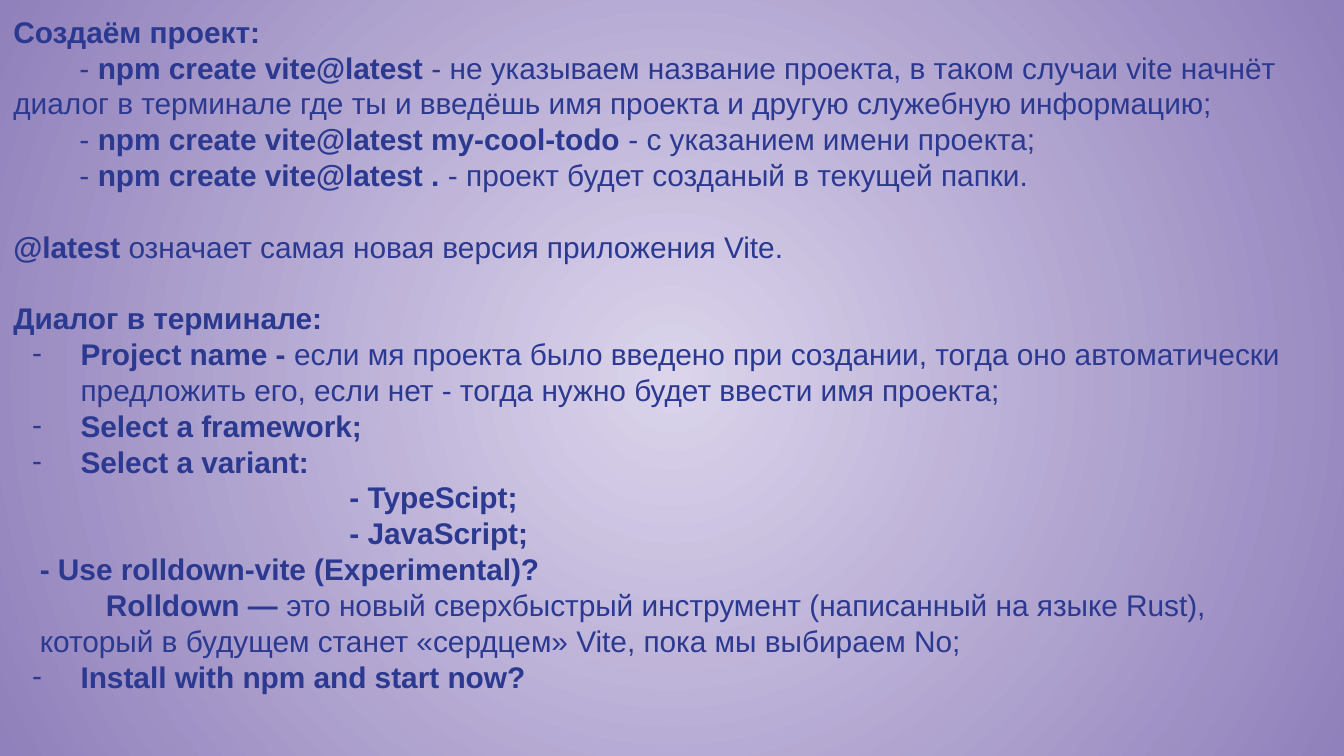
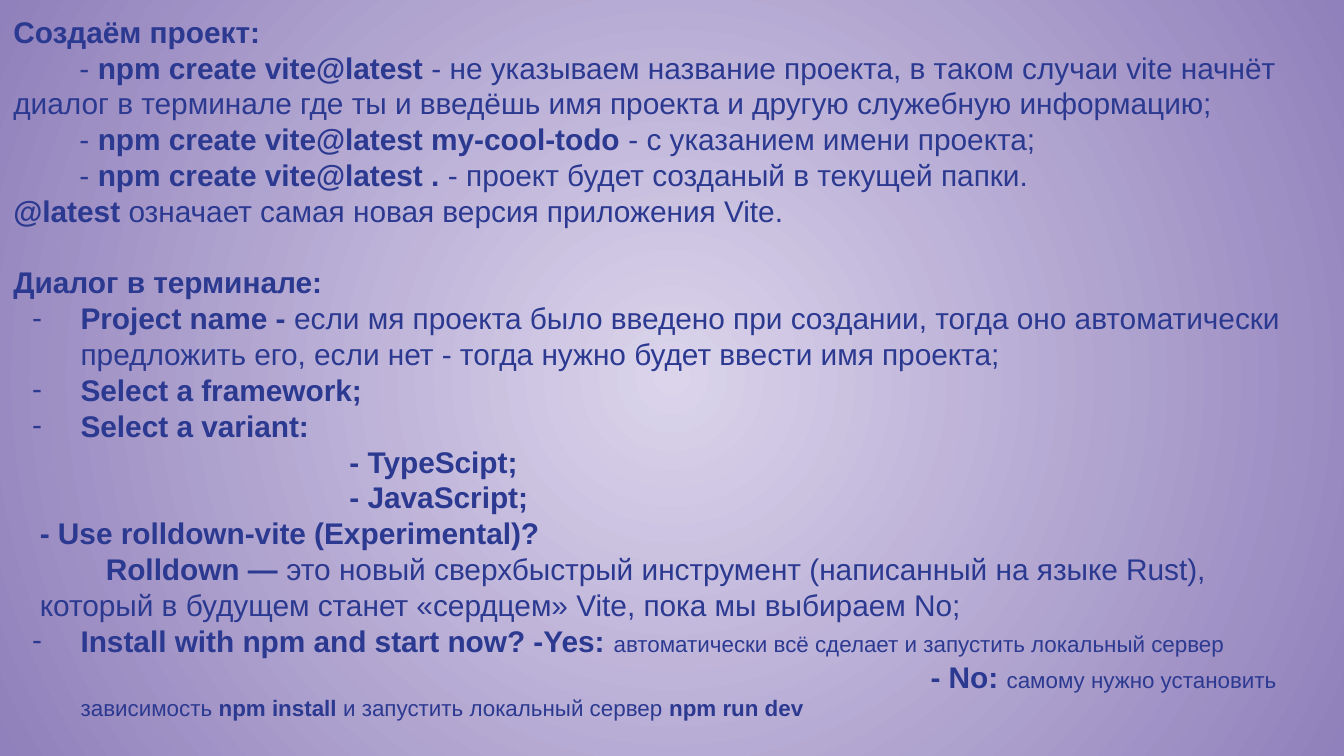
Before and after one commit to ShevchenkoOl/PRO-19, a slide deck: slide 3 of JavaScript/sliders/JavaScript lekce 13_ru.pptx. Drawn at 1344x756 pixels with LibreOffice and Linux fonts; fonts in the diff are those of the drawing. Boxes give left, top, right and bottom in pixels: in the first picture for what was removed or moved away, otherwise in the second. Text is boxed around its words. In the diff, an @@ line names an element or a change of style, - is before the commit and + after.

Commit message:
updated slide lekce13

```diff
--- a/JavaScript/sliders/JavaScript lekce 13_ru.pptx
+++ b/JavaScript/sliders/JavaScript lekce 13_ru.pptx
@@ text at (81, 630, 1277, 721): text changed; size 16 to 12 pt; bold off @@
-– Install with npm and start now?
+– Install with npm and start now? -Yes: автоматически всё сделает и запустить локальный сервер
+- No: самому нужно установить зависимость npm install и запустить локальный сервер npm run dev
```
